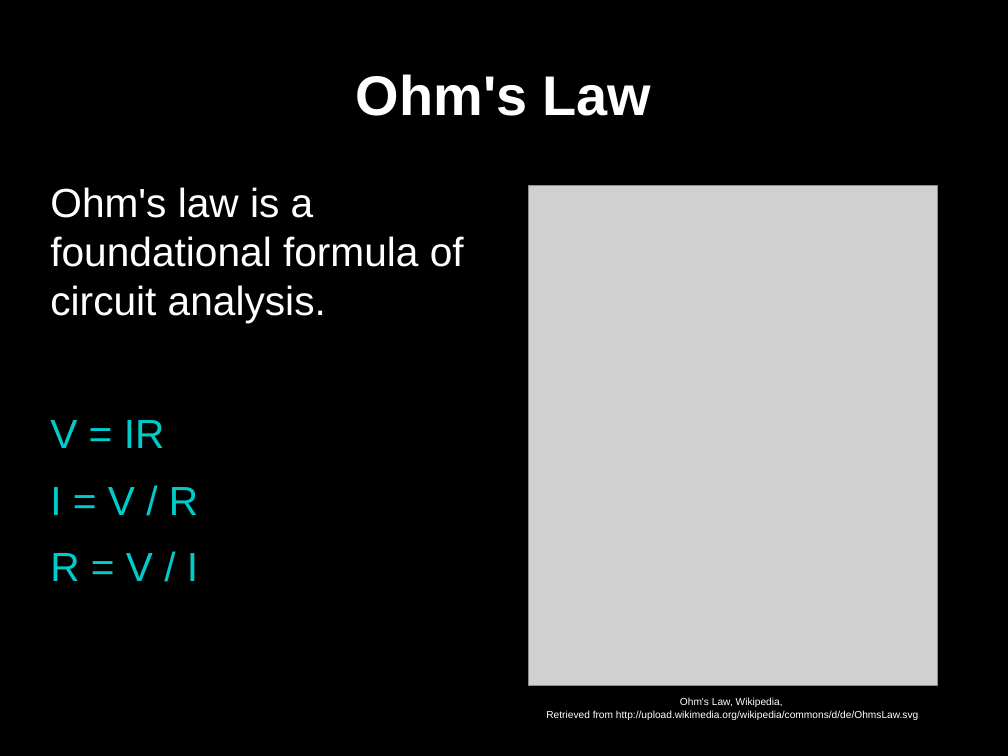
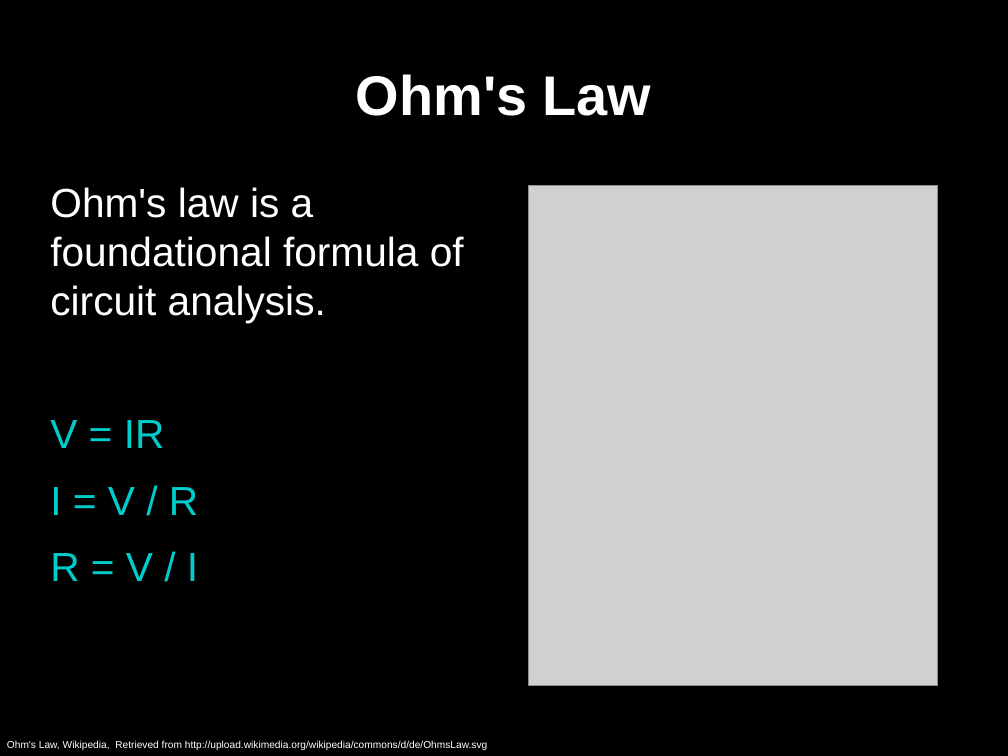
Before and after one commit to gaudeon/rpi_gpio_overview, a slide deck: slide 13 of slides/RPi GPIO Overview.odp. Drawn at 1008x756 pixels with LibreOffice and Linux fonts; fonts in the diff are those of the drawing; grey boxes stand for pictures. Boxes give left, top, right and bottom in pixels: in the first picture for what was removed or moved away, otherwise in the second. Text is boxed around its words. In the diff, an @@ line names an element or a change of style, - is before the commit and + after.

```diff
--- a/slides/RPi GPIO Overview.odp
+++ b/slides/RPi GPIO Overview.odp
@@ text at box(7, 740, 487, 750): text changed @@
-Ohm's Law, Wikipedia,
-Retrieved from http://upload.wikimedia.org/wikipedia/commons/d/de/OhmsLaw.svg
+Ohm's Law, Wikipedia, Retrieved from http://upload.wikimedia.org/wikipedia/commons/d/de/OhmsLaw.svg
```
Also in this commit, not shown: 44 other slides changed, 3 slides added, 8 slides removed.
